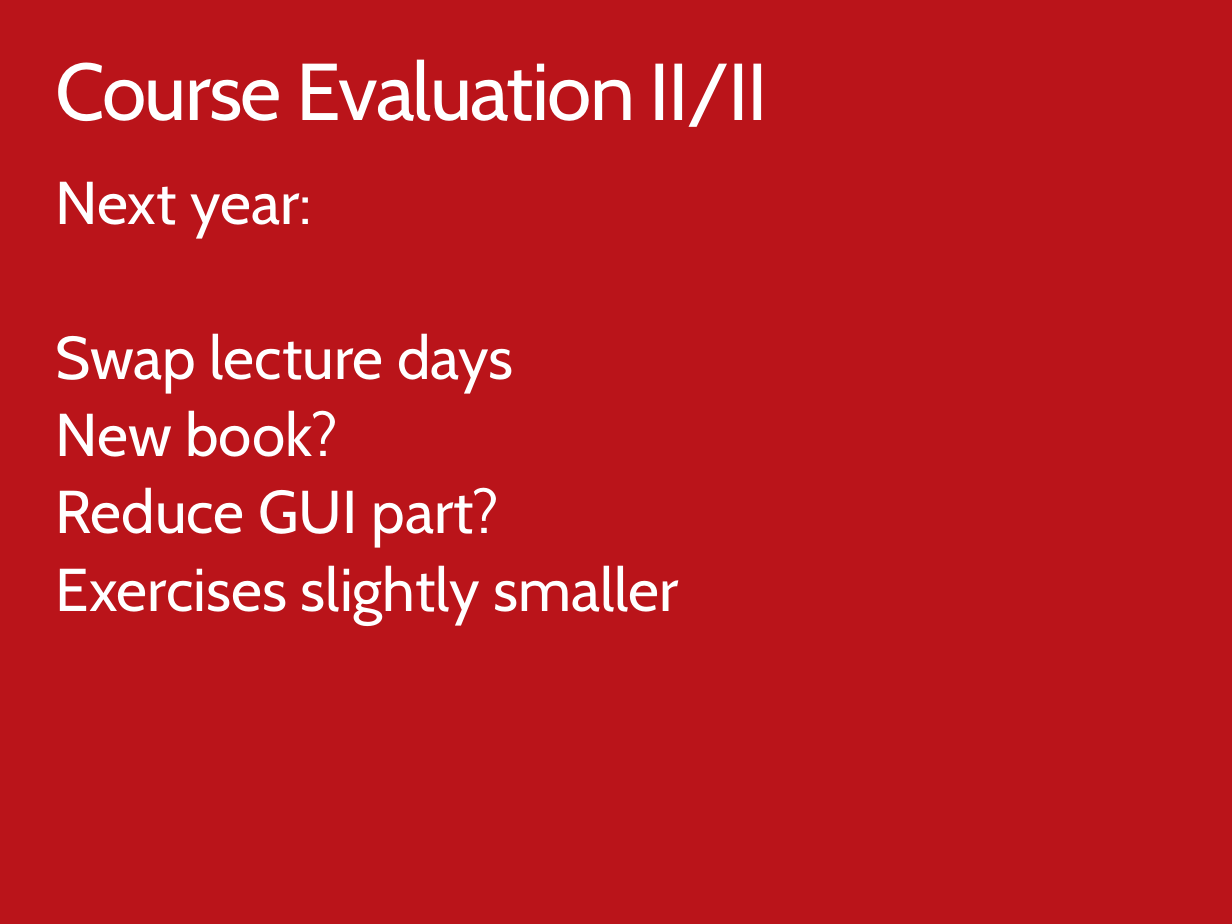
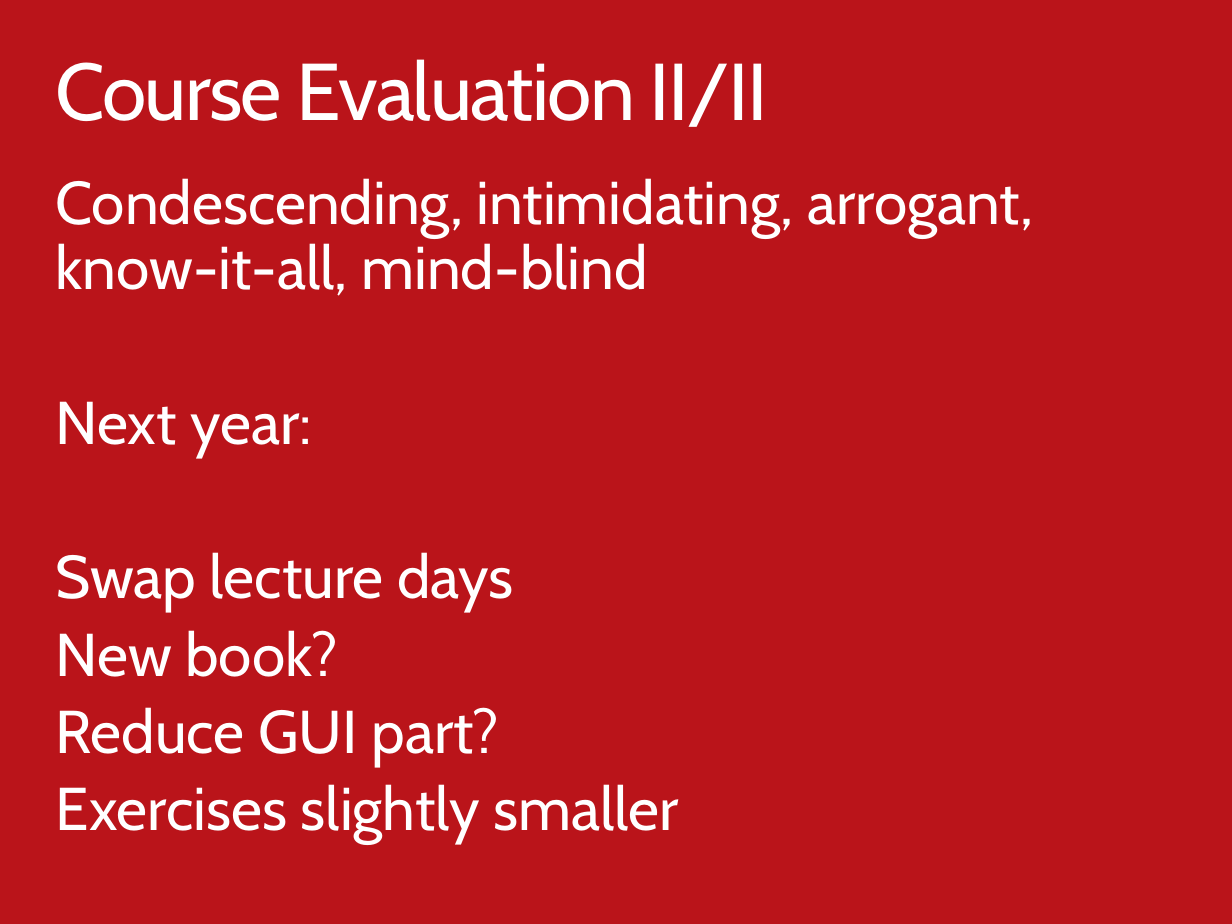
Before and after one commit to ondfisk/BDSA2017, a slide deck: slide 4 of Slides/Lecture10 - Apps part II.pptx. Drawn at 1232x924 pixels with LibreOffice and Linux fonts; fonts in the diff are those of the drawing. Boxes give left, top, right and bottom in pixels: in the first picture for what was removed or moved away, otherwise in the second. Text is boxed around its words. In the diff, an @@ line names an element or a change of style, - is before the commit and + after.

```diff
--- a/Slides/Lecture10 - Apps part II.pptx
+++ b/Slides/Lecture10 - Apps part II.pptx
@@ text at (56,178,1033,296): paragraph added @@
+Condescending, intimidating, arrogant, know-it-all, mind-blind
```
Also in this commit, not shown: 5 other slides changed, 1 slide added, 1 other file.
